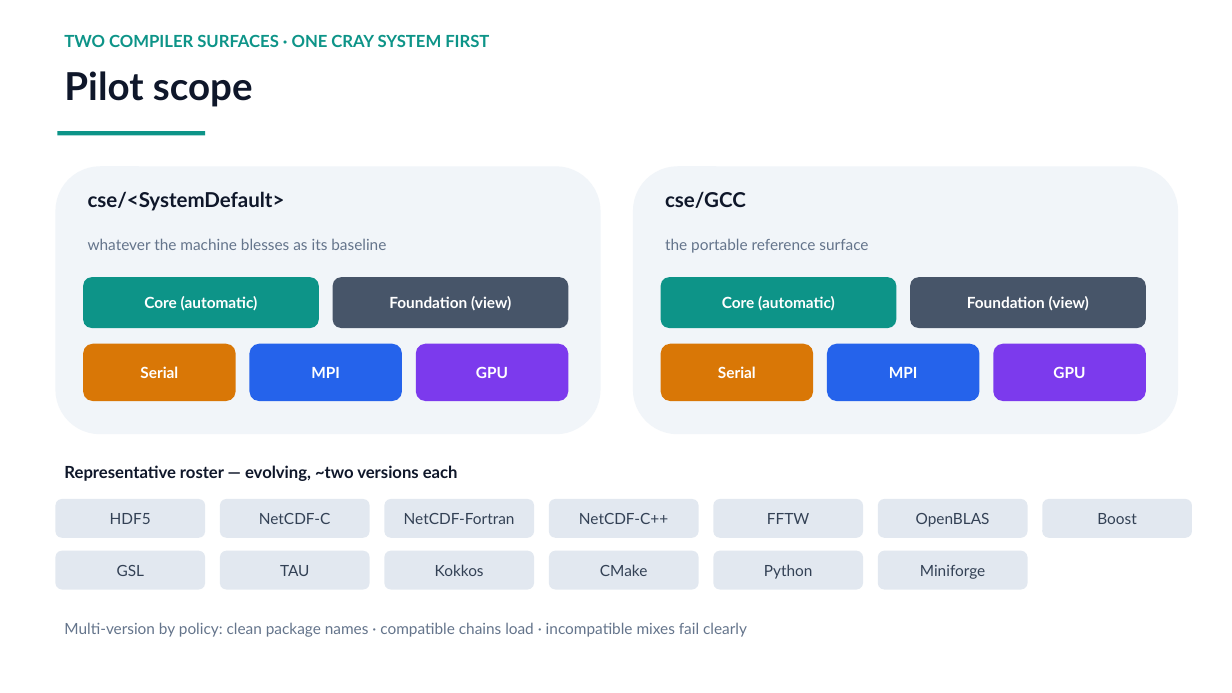
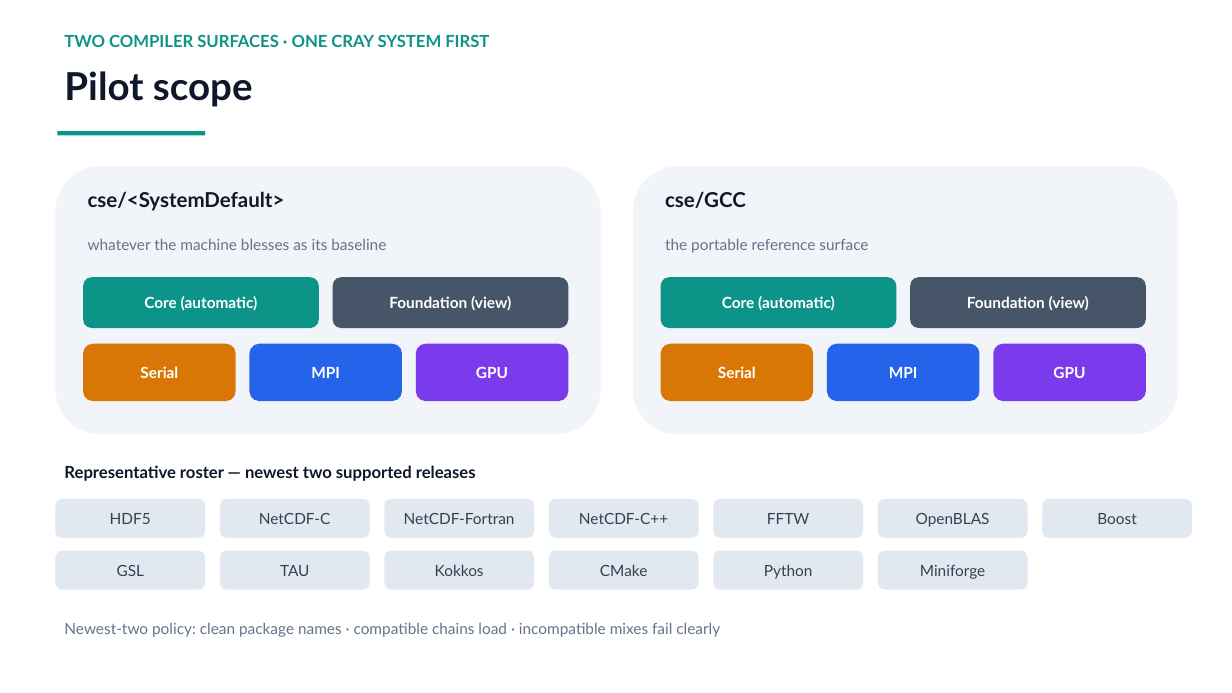
Before and after one commit to ray12514/stack-planning, a slide deck: slide 7 of presentations/cse_lanes_model.pptx. Drawn at 1232x693 pixels with LibreOffice and Linux fonts; fonts in the diff are those of the drawing. Boxes give left, top, right and bottom in pixels: in the first picture for what was removed or moved away, otherwise in the second. Text is boxed around its words. In the diff, an @@ line names an element or a change of style, - is before the commit and + after.

```diff
--- a/presentations/cse_lanes_model.pptx
+++ b/presentations/cse_lanes_model.pptx
@@ text at box(64, 465, 476, 481): text changed @@
-Representative roster — evolving, ~two versions each
+Representative roster — newest two supported releases
@@ text at box(64, 622, 720, 637): text changed @@
-Multi-version by policy: clean package names · compatible chains load · incompatible mixes fail clearly
+Newest-two policy: clean package names · compatible chains load · incompatible mixes fail clearly
```
Also in this commit, not shown: 4 other slides changed, 3 slides added, 9 other files.
